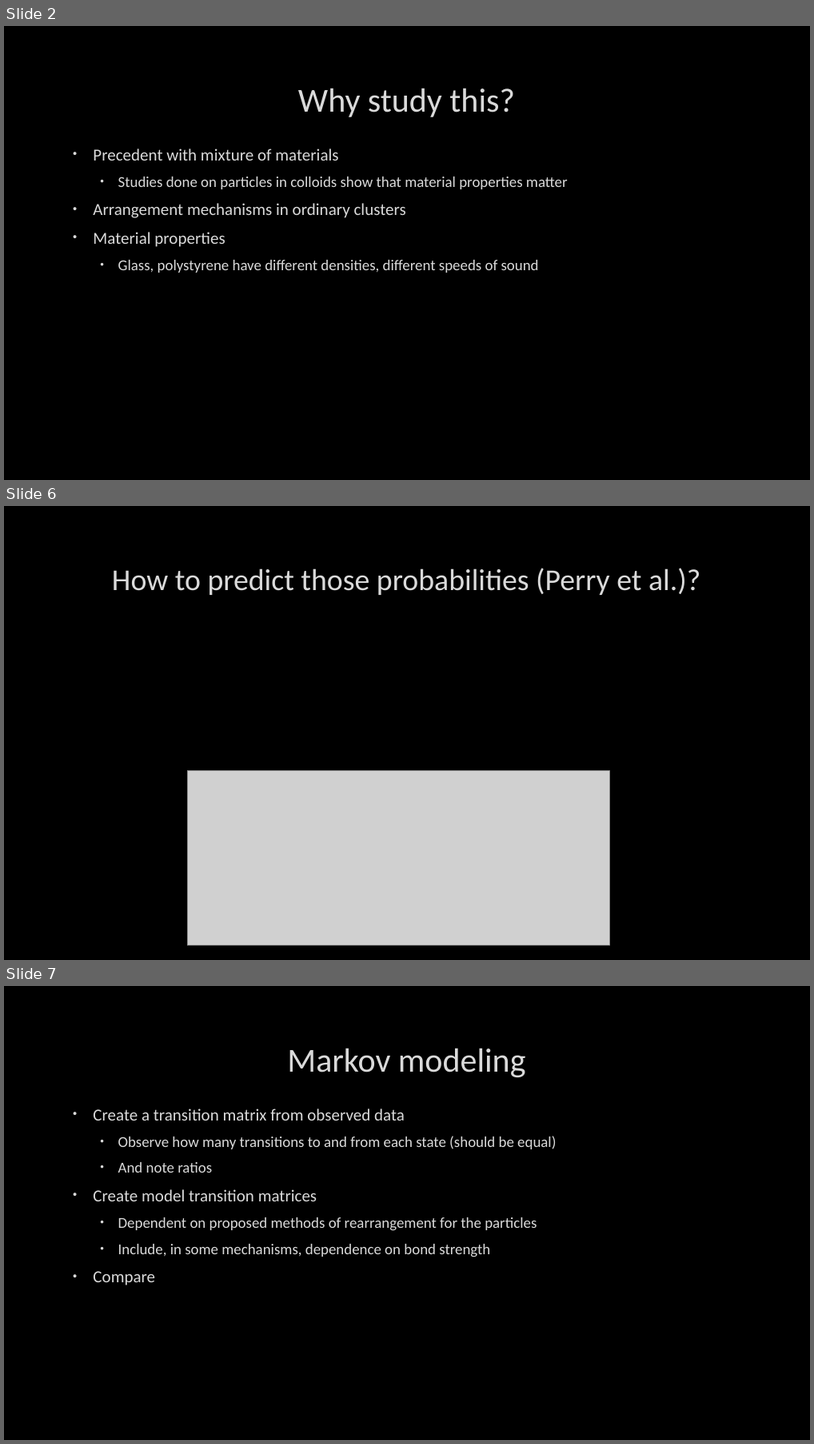
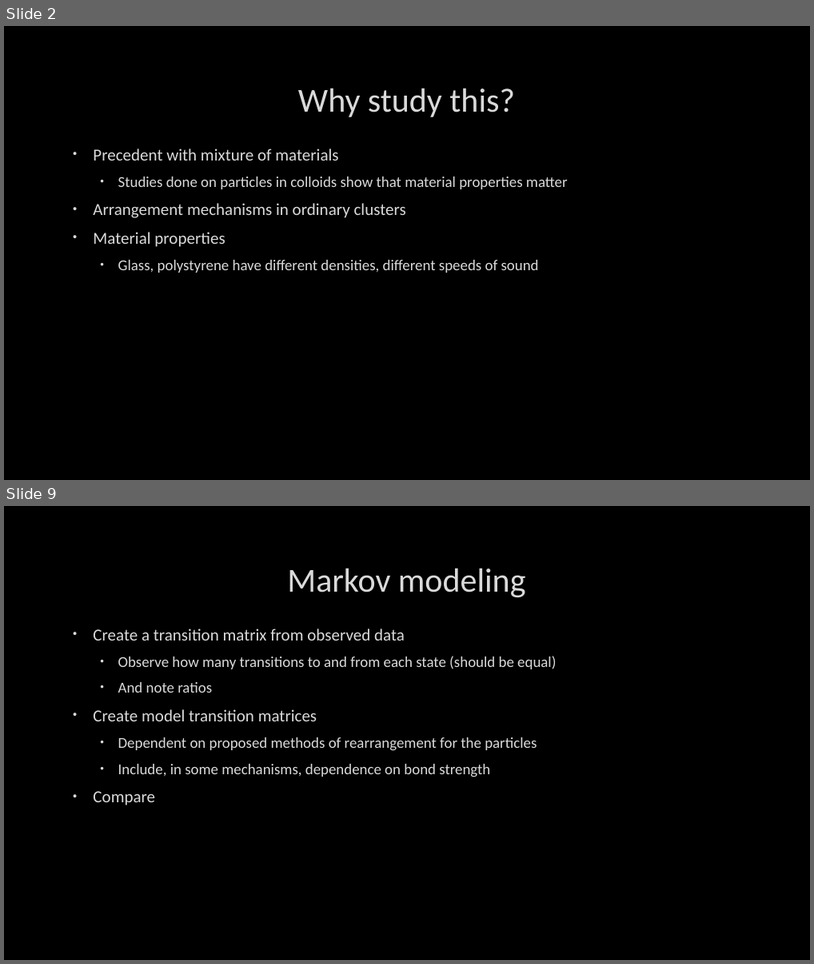
Before and after one commit to TchakamauRa/Soft-Matter, a slide deck: Backup copy.pptx. Shown one above the other, each under a label of ours: slides 2, 6 and 7 before the commit, slides 2 and 9 after it; the slides between them are not shown. The pictures are 814x1444 and 814x964 pixels, drawn with LibreOffice and Linux fonts; fonts in the diff are those of the drawing; grey boxes stand for pictures; background and template pictures are left out. Boxes give left, top, right and bottom in pixels: in the first picture for what was removed or moved away, otherwise in the second. Text is boxed around its words. In the diff, an @@ line names an element or a change of style, - is before the commit and + after.

```diff
--- a/Backup copy.pptx
+++ b/Backup copy.pptx
@@ slide 6 removed at (4, 506, 810, 960), background picture (left out) @@
@@ title removed at (112, 568, 701, 595) @@
-How to predict those probabilities (Perry et al.)?
@@ picture removed at (187, 771, 610, 945) @@
@@ what was slide 7 is now slide 9 @@
```
Also in this commit, not shown: 8 slides changed, 18 slides added, 1 other slide removed, 2 other files.
